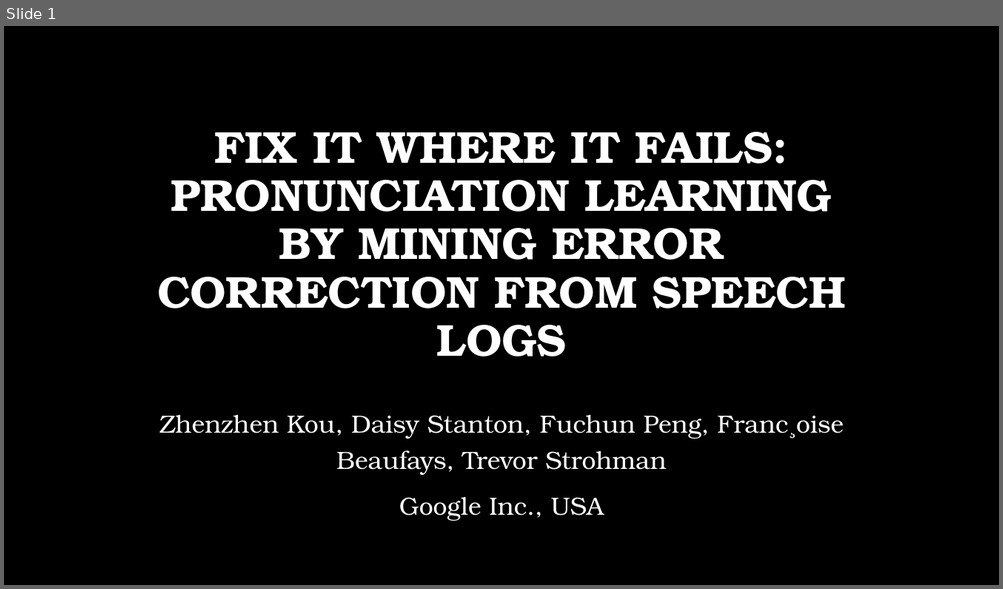
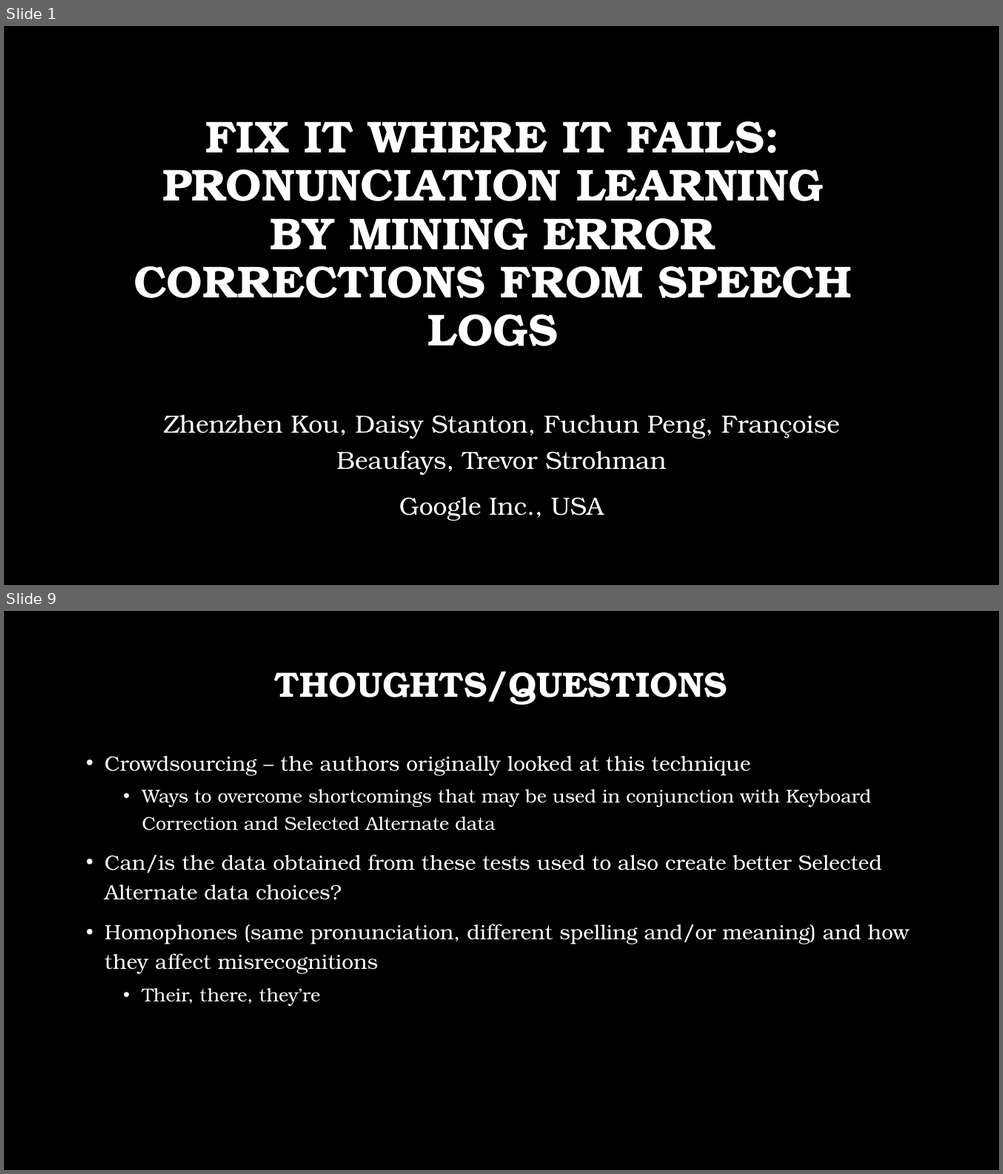
Before and after one commit to msnyde8/COSC757, a slide deck: Assignments/ArticleSummary/ArticleSummarySlides-MJS.pptx. Shown one above the other, each under a label of ours: slide 1 before the commit, slides 1 and 9 after it; the slides between them are not shown. The pictures are 1003x589 and 1003x1174 pixels, drawn with LibreOffice and Linux fonts; fonts in the diff are those of the drawing; background and template pictures are left out. Boxes give left, top, right and bottom in pixels: in the first picture for what was removed or moved away, otherwise in the second. Text is boxed around its words. In the diff, an @@ line names an element or a change of style, - is before the commit and + after.

```diff
--- a/Assignments/ArticleSummary/ArticleSummarySlides-MJS.pptx
+++ b/Assignments/ArticleSummary/ArticleSummarySlides-MJS.pptx
@@ slide 9 added at bbox=[4, 611, 999, 1170], background picture (left out) @@
@@ title added at bbox=[275, 671, 727, 705], 34 pt, text #FFFFFF, bold @@
+THOUGHTS/QUESTIONS
@@ text added at bbox=[105, 756, 909, 1006], 20 pt, text #FFFFFF @@
+• Crowdsourcing – the authors originally looked at this technique
+  • Ways to overcome shortcomings that may be used in conjunction with Keyboard Correction and Selected Alternate data
+• Can/is the data obtained from these tests used to also create better Selected Alternate data choices?
+• Homophones (same pronunciation, different spelling and/or meaning) and how they affect misrecognitions
+  • Their, there, they’re
@@ slide 1 changed as well @@
@@ title "FIX IT WHERE IT FAILS: ..." at bbox=[134, 121, 851, 346]: vertical alignment bottom to middle @@
@@ title at bbox=[134, 121, 851, 346]: text changed @@
-FIX IT WHERE IT FAILS: PRONUNCIATION LEARNING BY MINING ERROR CORRECTION FROM SPEECH LOGS
+FIX IT WHERE IT FAILS: PRONUNCIATION LEARNING BY MINING ERROR CORRECTIONS FROM SPEECH LOGS
@@ subtitle at bbox=[163, 415, 839, 475]: text changed @@
-Zhenzhen Kou, Daisy Stanton, Fuchun Peng, Franc¸oise Beaufays, Trevor Strohman
+Zhenzhen Kou, Daisy Stanton, Fuchun Peng, Françoise Beaufays, Trevor Strohman
```
Also in this commit, not shown: 7 other slides added, 4 slides removed, 1 other file.
